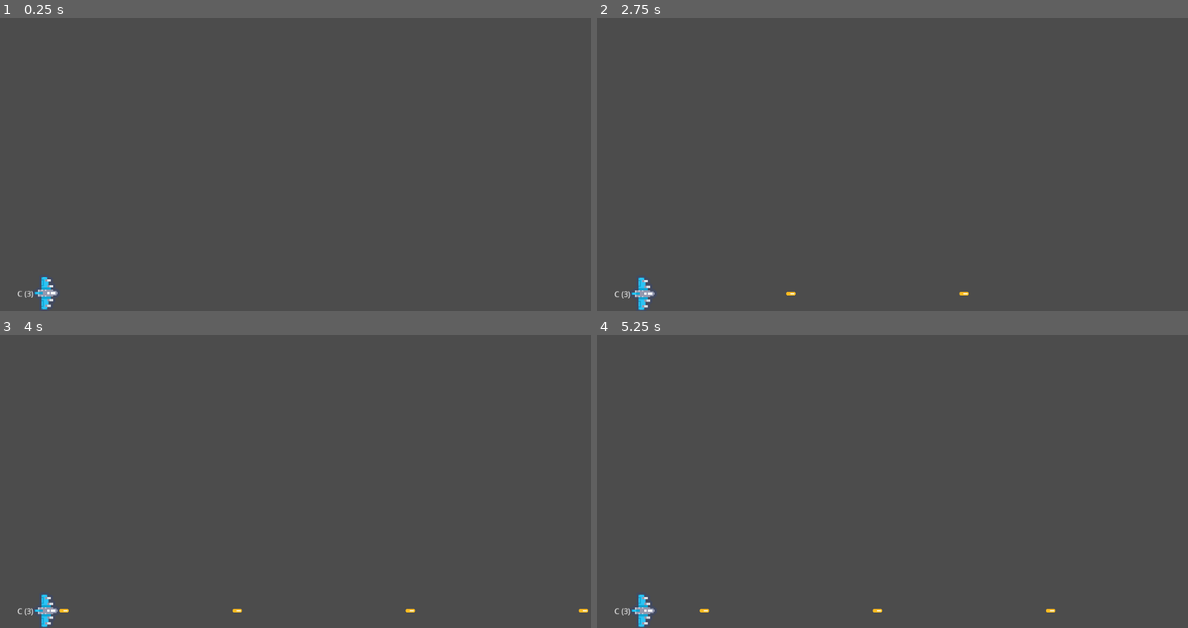
Above: before the commit, frames 1-4 (two rows, left to right).
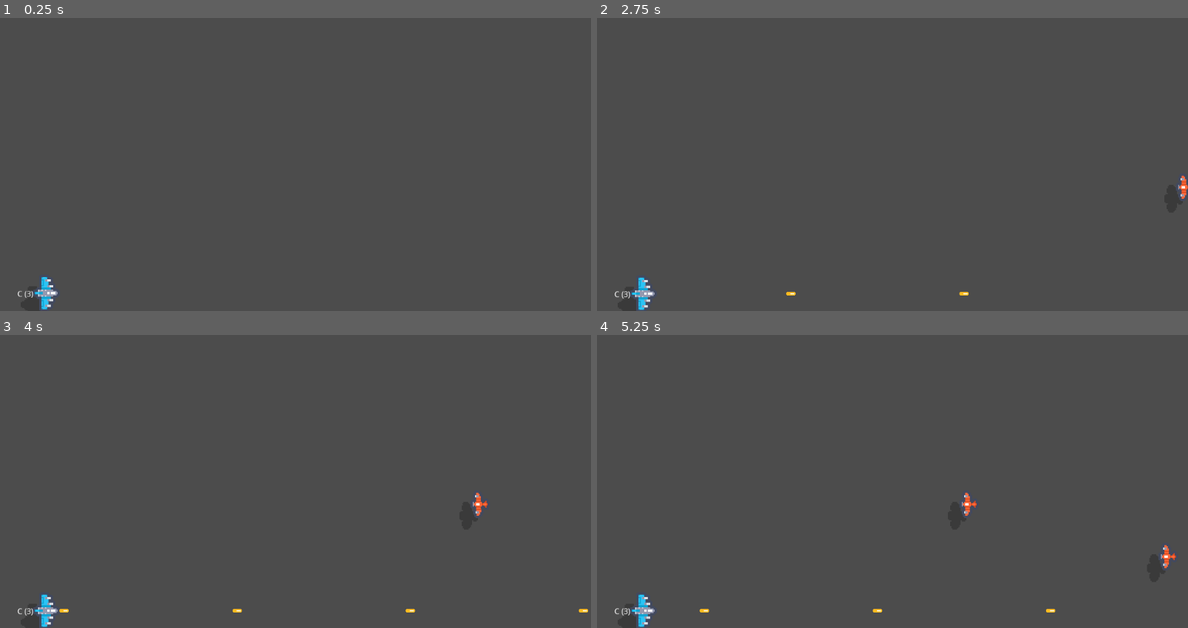
Above: after the commit, the same moments.

Repository: VojtaStruhar/recorder-madness
Game: Godot game, scene res://Minigames/Tyrian/TyrianLevel.tscn
Two runs of this game, one before a commit and one after it. Both use one fixed random seed, a clock stepped at 60 frames per second and the inputs below. This scene is started directly instead of the project's main scene.
Inputs:
- Up to frame 1 (0.25 s): no input
- Up to frame 2 (2.75 s): no input
- Up to frame 3 (4 s): no input
- Up to frame 4 (5.25 s): no input

The runs differ from the first frame. In frame 2, less than 0.1% of the frame differs, in the area x 98-100%, y 53-62%; in frame 3, less than 0.1%; in frame 4, 0.2%, in the area x 61-98%, y 53-80%.

Commit message:
Added shadows, fixed spawner bug.

Diff:
--- a/Minigames/Tyrian/TyrianEnemy.tscn
+++ b/Minigames/Tyrian/TyrianEnemy.tscn
@@ -131,6 +131,15 @@
 [node name="CollisionShape2D" type="CollisionShape2D" parent="Sprite/Area2D"]
 shape = SubResource( 1 )
 
+[node name="Sprite2" type="Sprite" parent="Sprite"]
+modulate = Color( 0, 0, 0, 0.235294 )
+position = Vector2( -9.99996, -10 )
+z_index = -1
+texture = ExtResource( 2 )
+hframes = 4
+vframes = 6
+frame = 9
+
 [node name="Explosion" type="Sprite" parent="."]
 rotation = -1.5708
 texture = ExtResource( 3 )
--- a/Minigames/Tyrian/TyrianEnemySpawner.gd
+++ b/Minigames/Tyrian/TyrianEnemySpawner.gd
@@ -6,7 +6,7 @@
 onready var enemyTemplate = preload("res://Minigames/Tyrian/TyrianEnemy.tscn")
 
 func _on_Timer_timeout():
-	var random_y = rand_range(upperBound.position.y + 20, lowerBound.position.y - 20)
+	var random_y = rand_range(upperBound.global_position.y + 20, lowerBound.global_position.y - 20)
 	var enemy = enemyTemplate.instance()
 	add_child(enemy)
-	enemy.position.y = random_y
+	enemy.global_position.y = random_y
--- a/Minigames/Tyrian/TyrianLevel.tscn
+++ b/Minigames/Tyrian/TyrianLevel.tscn
@@ -46,6 +46,14 @@
 hframes = 4
 vframes = 6
 
+[node name="SpaceshipShadow" type="Sprite" parent="Player/Spaceship"]
+modulate = Color( 0, 0, 0, 0.235294 )
+position = Vector2( 10, 10 )
+z_index = -1
+texture = ExtResource( 1 )
+hframes = 4
+vframes = 6
+
 [node name="Label" type="Label" parent="Player"]
 margin_left = -59.0
 margin_top = -5.0
